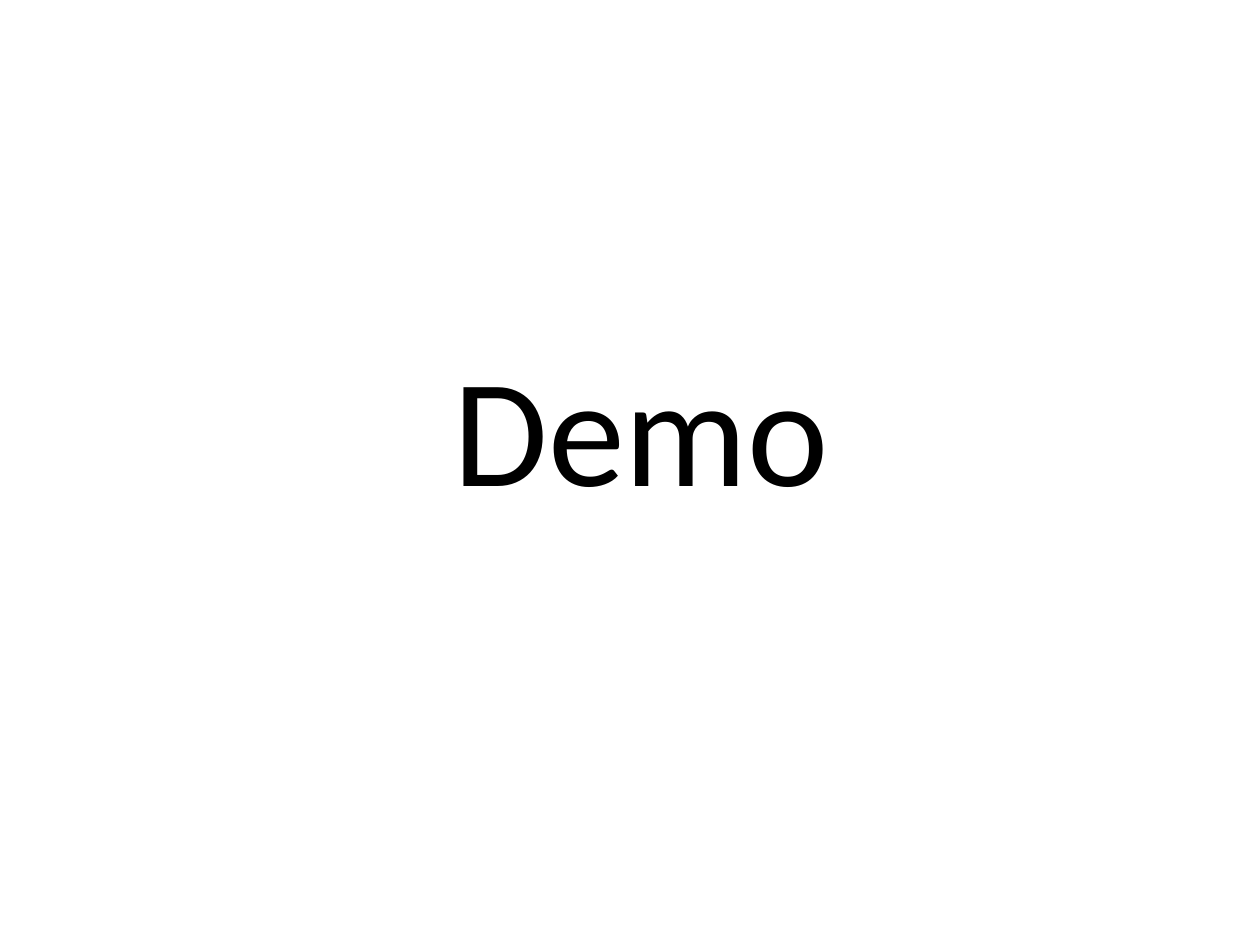
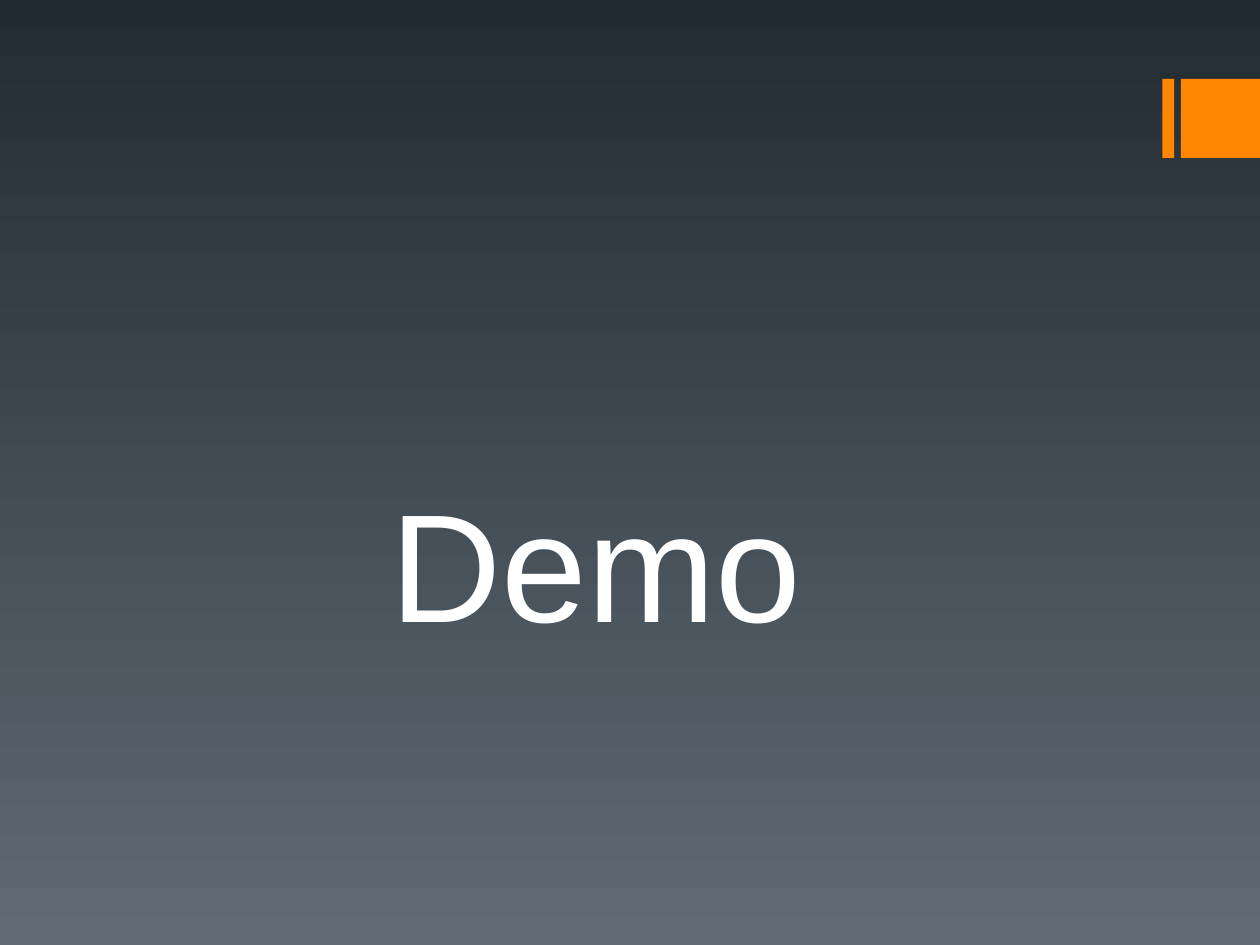
Before and after one commit to gdgcluj/first-steps-into, a slide deck: slide 9 of GitHub.ppt. Drawn at 1260x945 pixels with LibreOffice and Linux fonts; fonts in the diff are those of the drawing. Boxes give left, top, right and bottom in pixels: in the first picture for what was removed or moved away, otherwise in the second. Text is boxed around its words. In the diff, an @@ line names an element or a change of style, - is before the commit and + after.

```diff
--- a/GitHub.ppt
+++ b/GitHub.ppt
@@ background #FFFFFF to gradient #232B32 to #606B76 @@
@@ rectangle added at (1163,79,1174,159), fill #FF8600 @@
@@ rectangle added at (1181,79,1260,159), fill #FF8600 @@
@@ text "Demo": place and size @@
-text "Demo" at (453,387,828,487)
+text "Demo" at (390,516,801,624)
@@ text "Demo" at (390,516,801,624): font Calibri to Arial, text colour #000000 to #FFFFFF @@
```
Also in this commit, not shown: 8 other slides changed.
